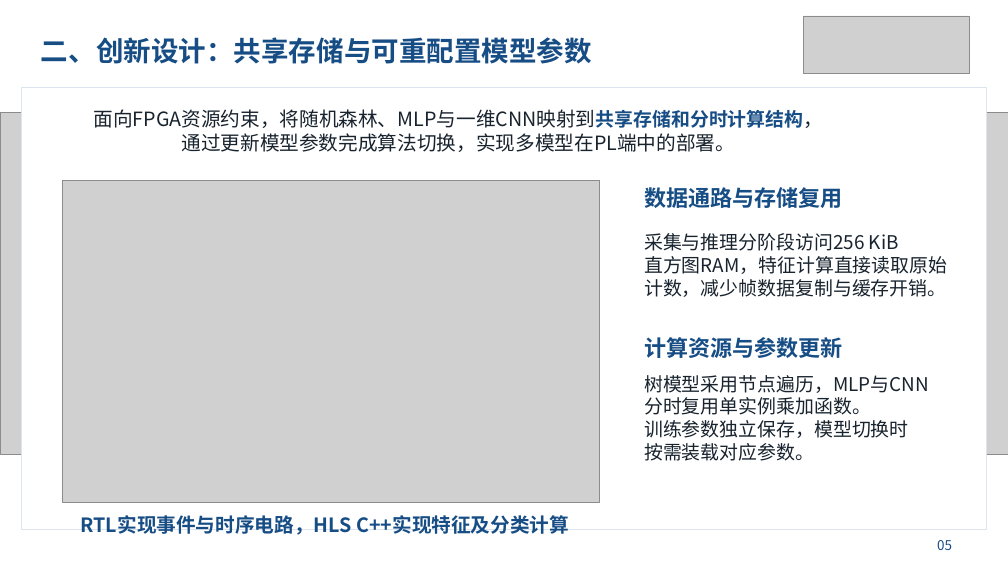
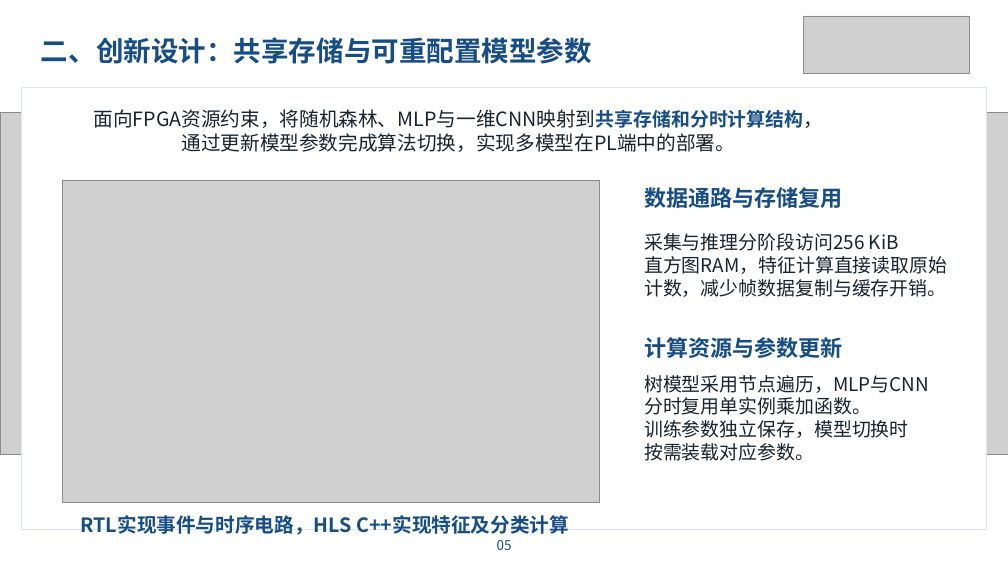
Before and after one commit to MIEMIE-mio-233/Photon-Material-Lab-FPGA-Based-Single-Photon-Material-Recognition, a slide deck: slide 5 of report/presentation.pptx. Drawn at 1008x567 pixels with LibreOffice and Linux fonts; fonts in the diff are those of the drawing; grey boxes stand for pictures. Boxes give left, top, right and bottom in pixels: in the first picture for what was removed or moved away, otherwise in the second. Text is boxed around its words. In the diff, an @@ line names an element or a change of style, - is before the commit and + after.

```diff
--- a/report/presentation.pptx
+++ b/report/presentation.pptx
@@ text "05": place and size @@
-text "05" at (937, 540, 952, 550)
+text "05" at (497, 540, 512, 550)
@@ text "05" at (497, 540, 512, 550): alignment left to centre @@
```
Also in this commit, not shown: 8 other slides changed, 4 slides added, 2 slides removed, 1 other file.
